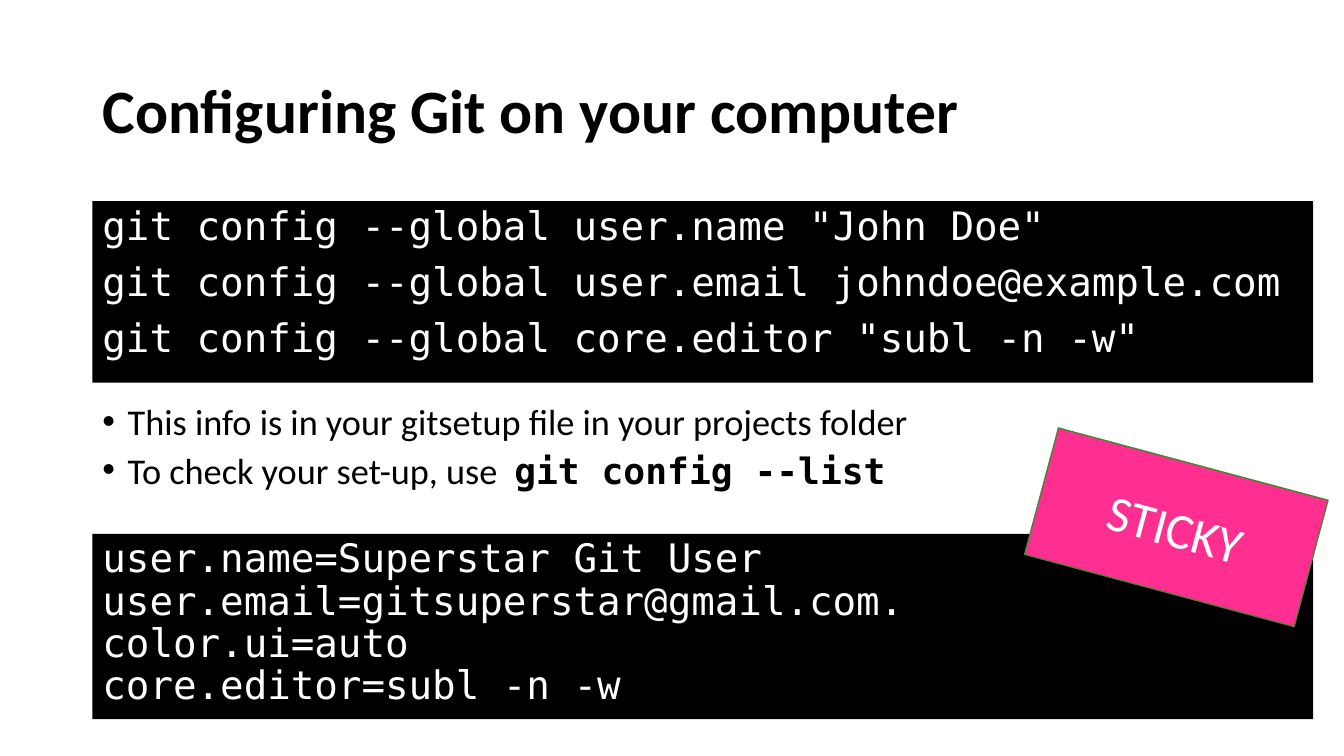
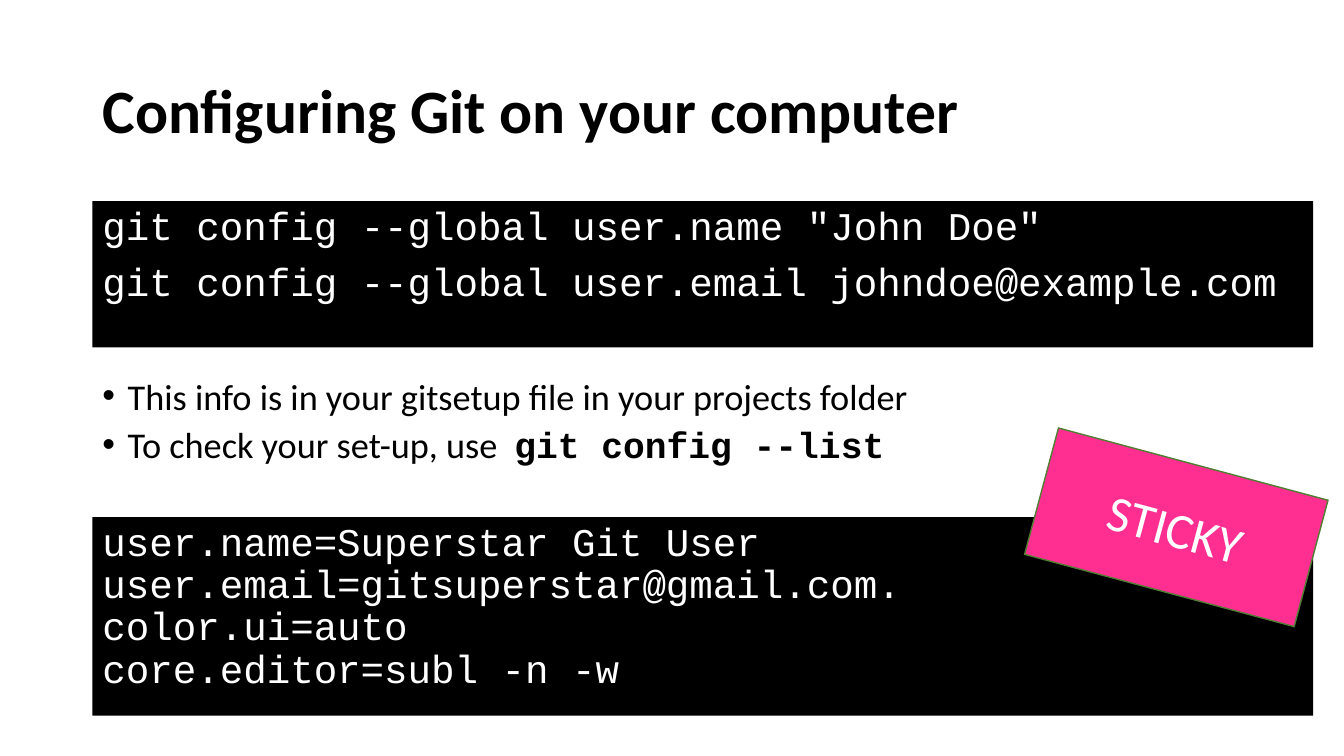
Before and after one commit to jojokarlin/Git_DRI_Jan_2017, a slide deck: slide 12 of GitPres.pptx (slide 13 before the commit). Drawn at 1344x756 pixels with LibreOffice and Linux fonts; fonts in the diff are those of the drawing. Boxes give left, top, right and bottom in pixels: in the first picture for what was removed or moved away, otherwise in the second. Text is boxed around its words. In the diff, an @@ line names an element or a change of style, - is before the commit and + after.

Commit message:
updates during afternoon session, rm subl

```diff
--- a/GitPres.pptx
+++ b/GitPres.pptx
@@ text "git config --global user.name "John ..." at (93, 202, 1314, 348): font DejaVu Sans Mono to Courier New; less space between paragraphs @@
@@ text "git config --global user.name "John ...": place and size @@
-text "git config --global user.name "John ..." at (93, 202, 1314, 383)
+text "git config --global user.name "John ..." at (93, 202, 1314, 348)
@@ text at (102, 322, 1139, 361): paragraph removed @@
-git config --global core.editor "subl -n -w"
@@ text "This info is in your ...": place and size @@
-text "This info is in your ..." at (128, 409, 907, 491)
+text "This info is in your ..." at (128, 384, 907, 466)
@@ text "This info is in your ..." at (128, 384, 907, 466): font DejaVu Sans Mono to Courier New in "git config --list"; less space between paragraphs @@
@@ rectangle "STICKY" at (1025, 428, 1329, 627): outline #538035 1 pt to #517E33 1 pt @@
@@ rectangle "user.name=Superstar Git User user.email=gitsuperstar@gmail.c ...": place and size @@
-rectangle "user.name=Superstar Git User user.email=gitsuperstar@gmail.c ..." at (93, 534, 1314, 720)
+rectangle "user.name=Superstar Git User user.email=gitsuperstar@gmail.c ..." at (93, 517, 1314, 716)
@@ rectangle "user.name=Superstar Git User user.email=gitsuperstar@gmail.c ..." at (93, 517, 1314, 716): font DejaVu Sans Mono to Courier New; less space between paragraphs @@
```
Also in this commit, not shown: 27 other slides changed, 2 slides removed.
